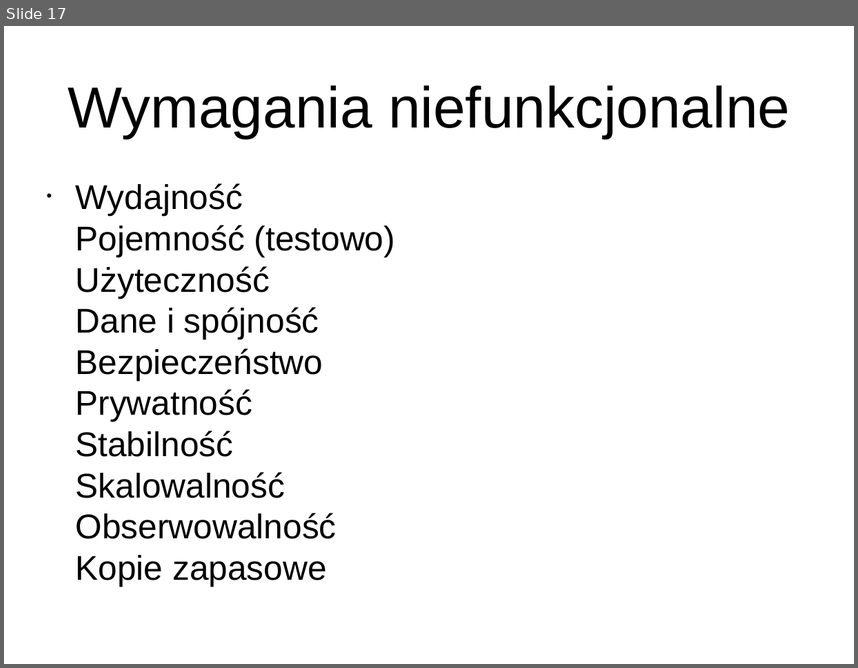
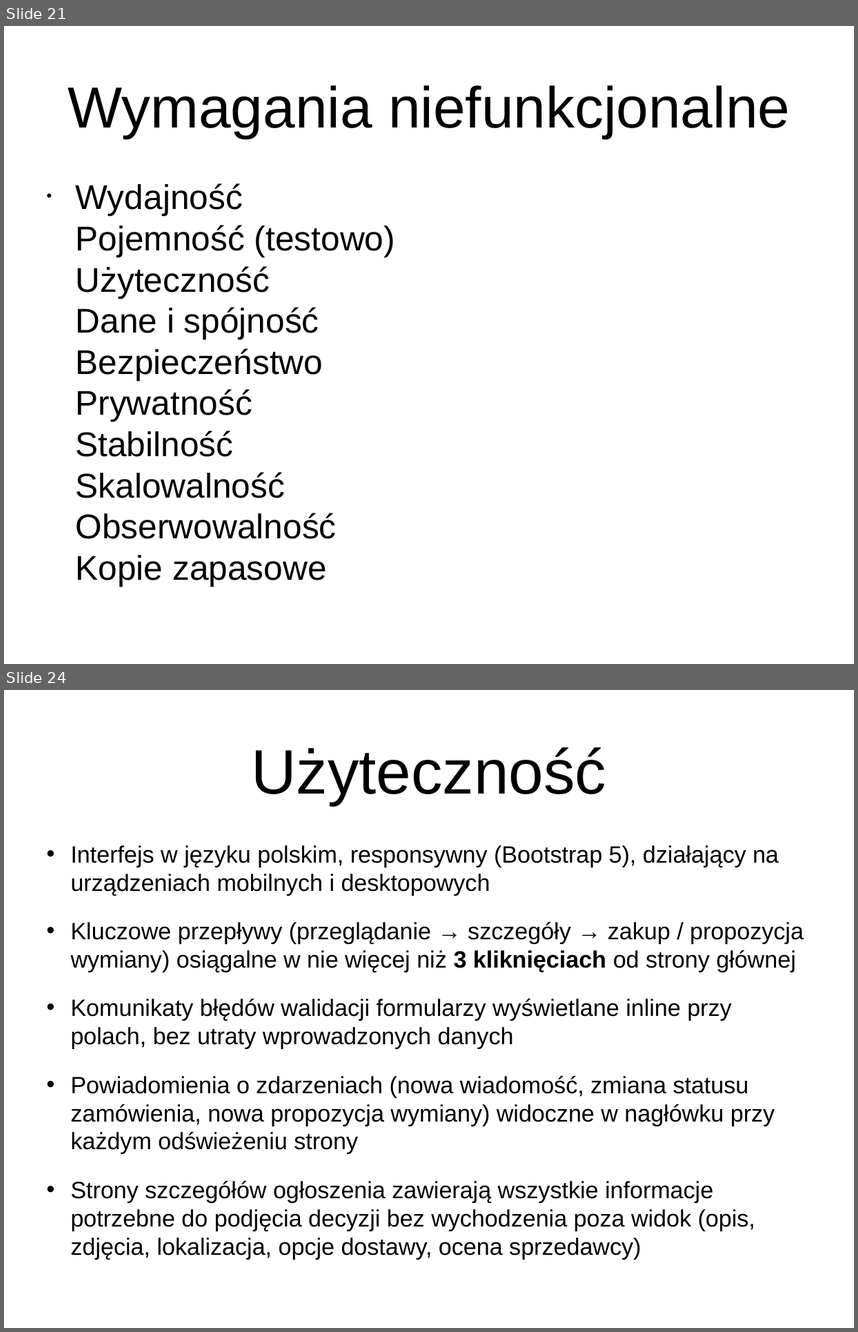
Before and after one commit to Majkul/Projekt_Zespolowy, a slide deck: ProjektZespolowyGr3/Presentation/TH2025GR3.pptx. Shown one above the other, each under a label of ours: slide 17 before the commit, slides 21 and 24 after it; the slides between them are not shown. The pictures are 858x668 and 858x1332 pixels, drawn with LibreOffice and Linux fonts; fonts in the diff are those of the drawing. Boxes give left, top, right and bottom in pixels: in the first picture for what was removed or moved away, otherwise in the second. Text is boxed around its words. In the diff, an @@ line names an element or a change of style, - is before the commit and + after.

```diff
--- a/ProjektZespolowyGr3/Presentation/TH2025GR3.pptx
+++ b/ProjektZespolowyGr3/Presentation/TH2025GR3.pptx
@@ slide 24 added at bbox=[4, 690, 854, 1328], background #FFFFFF @@
@@ title added at bbox=[251, 747, 606, 805], 58.5 pt, text #000000 @@
+Użyteczność
@@ text added at bbox=[71, 845, 804, 1259], 22 pt, text #000000 @@
+• Interfejs w języku polskim, responsywny (Bootstrap 5), działający na urządzeniach mobilnych i desktopowych
+• Kluczowe przepływy (przeglądanie → szczegóły → zakup / propozycja wymiany) osiągalne w nie więcej niż 3 kliknięciach od strony głównej
+• Komunikaty błędów walidacji formularzy wyświetlane inline przy polach, bez utraty wprowadzonych danych
+• Powiadomienia o zdarzeniach (nowa wiadomość, zmiana statusu zamówienia, nowa propozycja wymiany) widoczne w nagłówku przy każdym odświeżeniu strony
+• Strony szczegółów ogłoszenia zawierają wszystkie informacje potrzebne do podjęcia decyzji bez wychodzenia poza widok (opis, zdjęcia, lokalizacja, opcje dostawy, ocena sprzedawcy)
@@ what was slide 17 is now slide 21 @@
```
Also in this commit, not shown: 1 slide changed, 61 other slides added.
